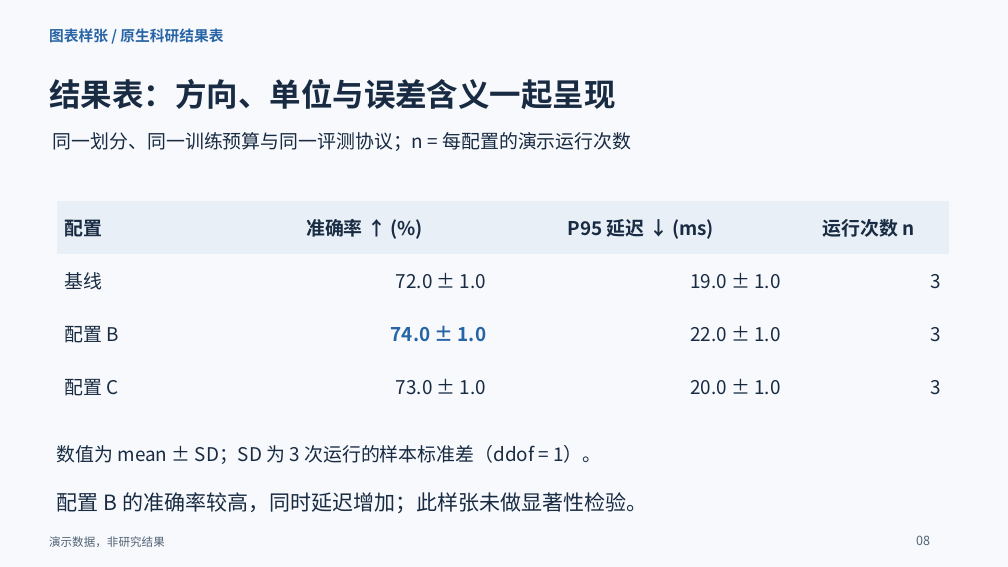
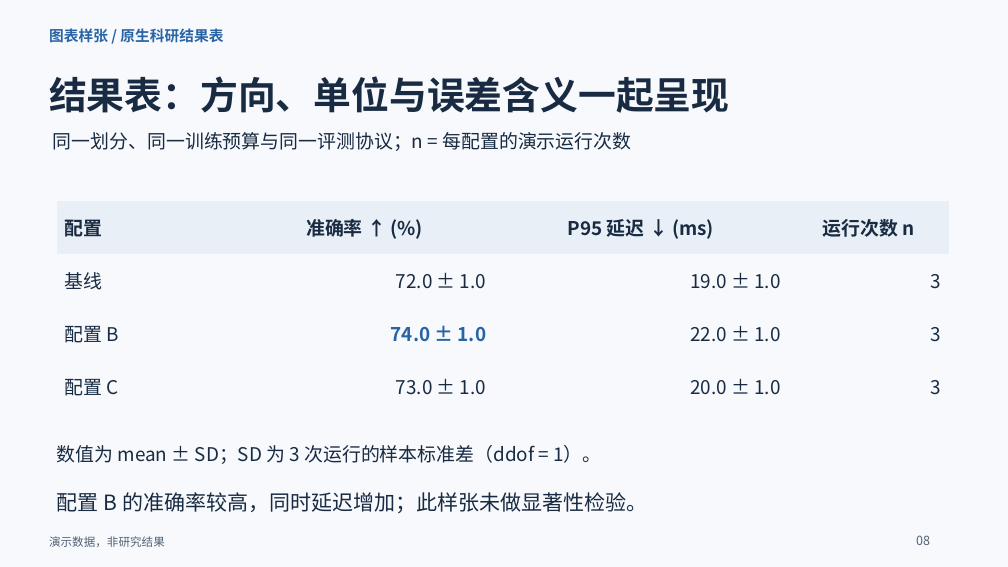
Before and after one commit to Ctrl1CandV/SkillMarket, a slide deck: slide 8 of presentation-craft/assets/chart-gallery.pptx. Drawn at 1008x567 pixels with LibreOffice and Linux fonts; fonts in the diff are those of the drawing. Boxes give left, top, right and bottom in pixels: in the first picture for what was removed or moved away, otherwise in the second. Text is boxed around its words. In the diff, an @@ line names an element or a change of style, - is before the commit and + after.

```diff
--- a/presentation-craft/assets/chart-gallery.pptx
+++ b/presentation-craft/assets/chart-gallery.pptx
@@ text "结果表：方向、单位与误差含义一起呈现" at (x1=49, y1=76, x2=729, y2=113): size 30 to 36 pt @@
```
Also in this commit, not shown: 7 other slides changed, 12 other files.
